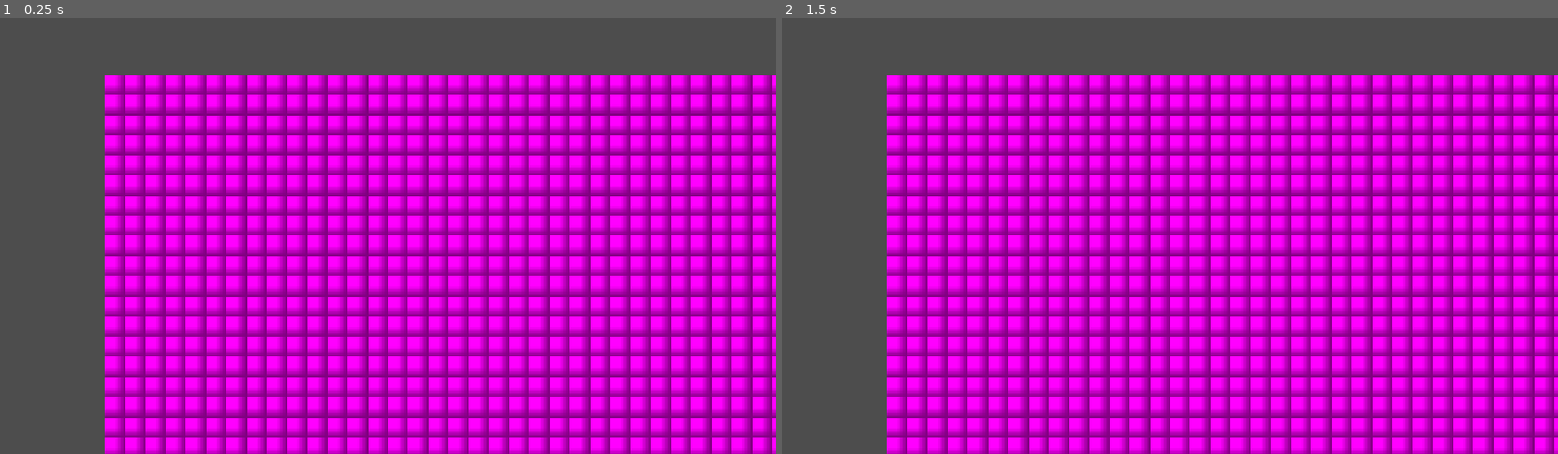
Above: before the commit, frames 1-2 (left to right).
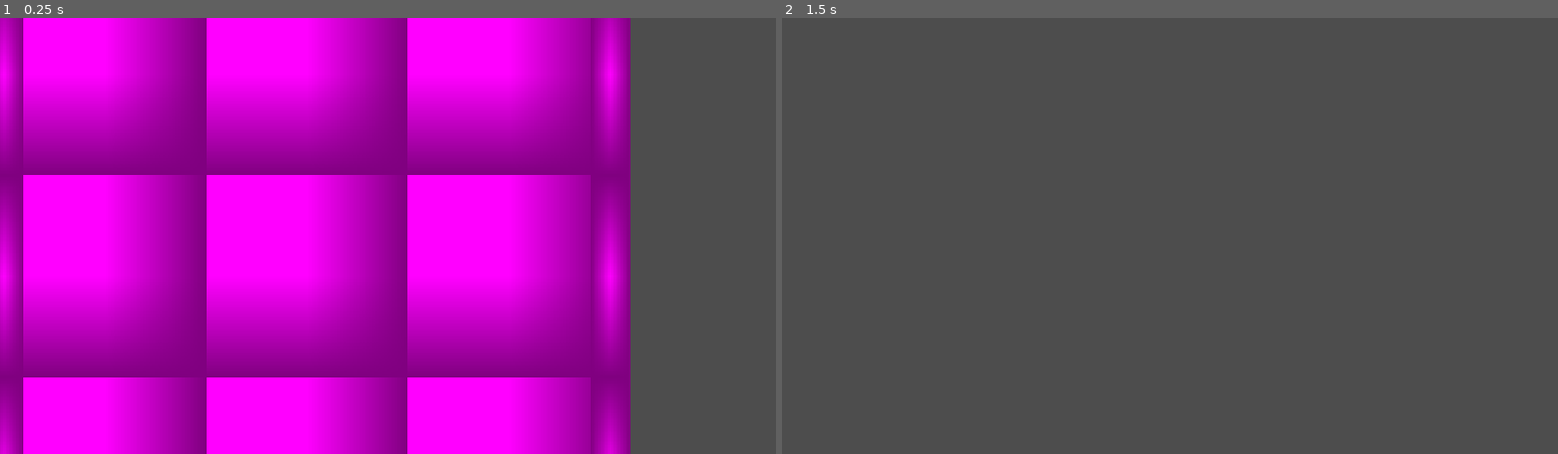
Above: after the commit, the same moments.

Repository: shieldsje-hub/Zombicide
Game: Godot game, scene res://map_generator.tscn
Two runs of this game, one before a commit and one after it. Both use one fixed random seed, a clock stepped at 60 frames per second and the inputs below. The project has no main scene, so this scene is started directly.
Inputs:
- Up to frame 1 (0.25 s): no input
- Up to frame 2 (1.5 s): tap Enter at 0.5 s; hold A (a, bound only after the commit) 0.53-1.28 s; tap D (d, bound only after the commit) at 0.8, 1.35 s; tap Space at 1.25 s

The runs differ from the first frame. In frame 1, 78% of the frame differs, in the area x 0-100%, y 0-100%; in frame 2, 75%.

Commit message:
made walls for map generator

Diff:
--- a/map_generator.gd
+++ b/map_generator.gd
@@ -1,7 +1,14 @@
 extends Node2D
-var gridsize = (40)
+var gridsize = (3)
 var maparray = []
 var squares = preload("square.tscn")
+var wall = preload("res://wall.tscn")
+var wallstage = int(0)
+var go = bool(false)
+var time = 0.0
+var tilesize = 10.0
+var wallsize = 2.0
+@onready var debug_camera: Camera2D = $"Debug camera"
 # Called when the node enters the scene tree for the first time.
 func _ready() -> void:
 	generate()
@@ -10,9 +17,18 @@
 
 # Called every frame. 'delta' is the elapsed time since the previous frame.
 func _process(delta: float) -> void:
-	#generate()
-	pass
-
+	if Input.is_action_pressed("w"):
+		debug_camera.position.y -= 10 * delta * -debug_camera.zoom.x
+	if Input.is_action_pressed("s"):
+		debug_camera.position.y += 10 * delta * -debug_camera.zoom.x
+	if Input.is_action_pressed("a"):
+		debug_camera.position.x -= 10 * delta * -debug_camera.zoom.x
+	if Input.is_action_pressed("d"):
+		debug_camera.position.x += 10 * delta * -debug_camera.zoom.x
+	if Input.is_action_pressed("p"):
+		debug_camera.zoom += Vector2(delta * 10, delta * 10)
+	if Input.is_action_pressed("o"):
+		debug_camera.zoom -= Vector2(delta * 10, delta * 10)
 
 
 
@@ -28,6 +44,46 @@
 	for x in range(gridsize):
 		for y in range(gridsize):
 			var squarematch = squares.instantiate()
-			squarematch.global_position = Vector2(x, y)
+			squarematch.global_position = Vector2(x * tilesize, y * tilesize)
+			squarematch.scale = Vector2(tilesize, tilesize)
 			add_child(squarematch)
 			maparray.append(Vector2(x,y))
+			if y == 0:
+				wallstage = 0
+				wall_generate(squarematch)
+			if x == 0:
+				wallstage = 3
+				wall_generate(squarematch)
+			if y == gridsize - 1:
+				wallstage = 2
+				wall_generate(squarematch)
+			if x == gridsize - 1:
+				wallstage = 1
+				wall_generate(squarematch)
+func wall_generate(squarematch):
+	var newwall = wall.instantiate()
+	if wallstage == 0:
+		newwall.global_position.y = squarematch.global_position.y - (squarematch.scale.y / 2)
+		newwall.scale.x = tilesize
+		newwall.scale.y = wallsize
+		newwall.global_position.x = squarematch.global_position.x
+		add_child(newwall)
+	elif wallstage == 1:
+		newwall.global_position.x = squarematch.global_position.x + (squarematch.scale.x / 2)
+		newwall.scale.y = tilesize
+		newwall.scale.x = wallsize
+		newwall.global_position.y = squarematch.global_position.y
+		add_child(newwall)
+	elif wallstage == 2:
+
+		newwall.global_position.y = squarematch.global_position.y + (squarematch.scale.y / 2)
+		newwall.scale.x = tilesize
+		newwall.scale.y = wallsize
+		newwall.global_position.x = squarematch.global_position.x
+		add_child(newwall)
+	elif wallstage == 3:
+		newwall.global_position.x = squarematch.global_position.x - (squarematch.scale.x / 2)
+		newwall.scale.y = tilesize
+		newwall.scale.x = wallsize
+		newwall.global_position.y = squarematch.global_position.y
+		add_child(newwall)
--- a/project.godot
+++ b/project.godot
@@ -19,6 +19,39 @@
 window/stretch/mode="canvas_items"
 window/stretch/aspect="expand"
 
+[input]
+
+w={
+"deadzone": 0.2,
+"events": [Object(InputEventKey,"resource_local_to_scene":false,"resource_name":"","device":-1,"window_id":0,"alt_pressed":false,"shift_pressed":false,"ctrl_pressed":false,"meta_pressed":false,"pressed":false,"keycode":0,"physical_keycode":87,"key_label":0,"unicode":119,"location":0,"echo":false,"script":null)
+]
+}
+s={
+"deadzone": 0.2,
+"events": [Object(InputEventKey,"resource_local_to_scene":false,"resource_name":"","device":-1,"window_id":0,"alt_pressed":false,"shift_pressed":false,"ctrl_pressed":false,"meta_pressed":false,"pressed":false,"keycode":0,"physical_keycode":83,"key_label":0,"unicode":115,"location":0,"echo":false,"script":null)
+]
+}
+a={
+"deadzone": 0.2,
+"events": [Object(InputEventKey,"resource_local_to_scene":false,"resource_name":"","device":-1,"window_id":0,"alt_pressed":false,"shift_pressed":false,"ctrl_pressed":false,"meta_pressed":false,"pressed":false,"keycode":0,"physical_keycode":65,"key_label":0,"unicode":97,"location":0,"echo":false,"script":null)
+]
+}
+d={
+"deadzone": 0.2,
+"events": [Object(InputEventKey,"resource_local_to_scene":false,"resource_name":"","device":-1,"window_id":0,"alt_pressed":false,"shift_pressed":false,"ctrl_pressed":false,"meta_pressed":false,"pressed":false,"keycode":0,"physical_keycode":68,"key_label":0,"unicode":100,"location":0,"echo":false,"script":null)
+]
+}
+p={
+"deadzone": 0.2,
+"events": [Object(InputEventKey,"resource_local_to_scene":false,"resource_name":"","device":-1,"window_id":0,"alt_pressed":false,"shift_pressed":false,"ctrl_pressed":false,"meta_pressed":false,"pressed":false,"keycode":0,"physical_keycode":80,"key_label":0,"unicode":112,"location":0,"echo":false,"script":null)
+]
+}
+o={
+"deadzone": 0.2,
+"events": [Object(InputEventKey,"resource_local_to_scene":false,"resource_name":"","device":-1,"window_id":0,"alt_pressed":false,"shift_pressed":false,"ctrl_pressed":false,"meta_pressed":false,"pressed":false,"keycode":0,"physical_keycode":79,"key_label":0,"unicode":111,"location":0,"echo":false,"script":null)
+]
+}
+
 [physics]
 
 3d/physics_engine="Jolt Physics"
--- a/square.tscn
+++ b/square.tscn
@@ -8,6 +8,7 @@
 script = ExtResource("1_2eeqm")
 
 [node name="Sprite2D" type="Sprite2D" parent="."]
+position = Vector2(-0.5, -0.5)
 texture = SubResource("PlaceholderTexture2D_8lkhj")
 offset = Vector2(0.5, 0.5)
 region_enabled = true
--- /dev/null
+++ b/wall.tscn
@@ -0,0 +1,16 @@
+[gd_scene load_steps=3 format=3 uid="uid://coxksph1leg58"]
+
+[sub_resource type="RectangleShape2D" id="RectangleShape2D_oh6kn"]
+size = Vector2(0.5, 0.5)
+
+[sub_resource type="PlaceholderTexture2D" id="PlaceholderTexture2D_xxgf6"]
+
+[node name="wall" type="StaticBody2D"]
+
+[node name="CollisionShape2D" type="CollisionShape2D" parent="."]
+shape = SubResource("RectangleShape2D_oh6kn")
+
+[node name="Sprite2D" type="Sprite2D" parent="."]
+texture = SubResource("PlaceholderTexture2D_xxgf6")
+region_enabled = true
+region_rect = Rect2(1, 1, 1, 1)
